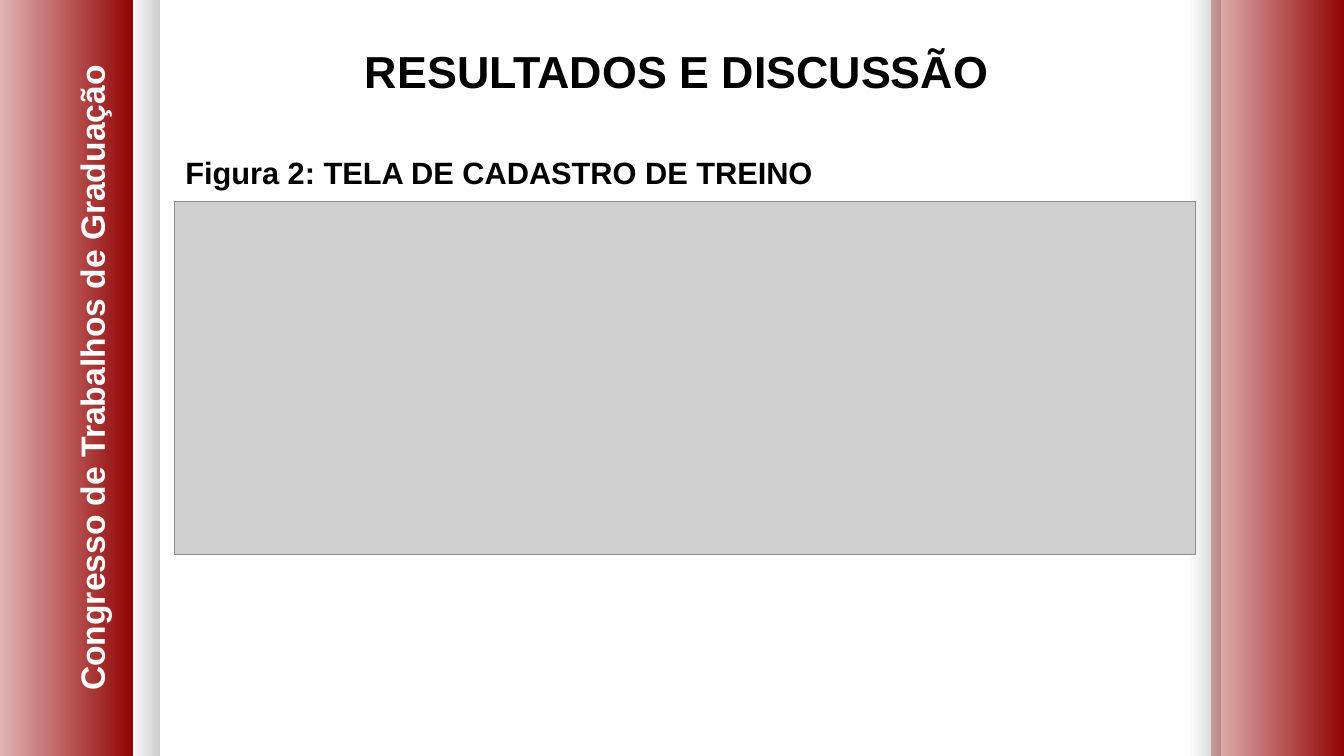
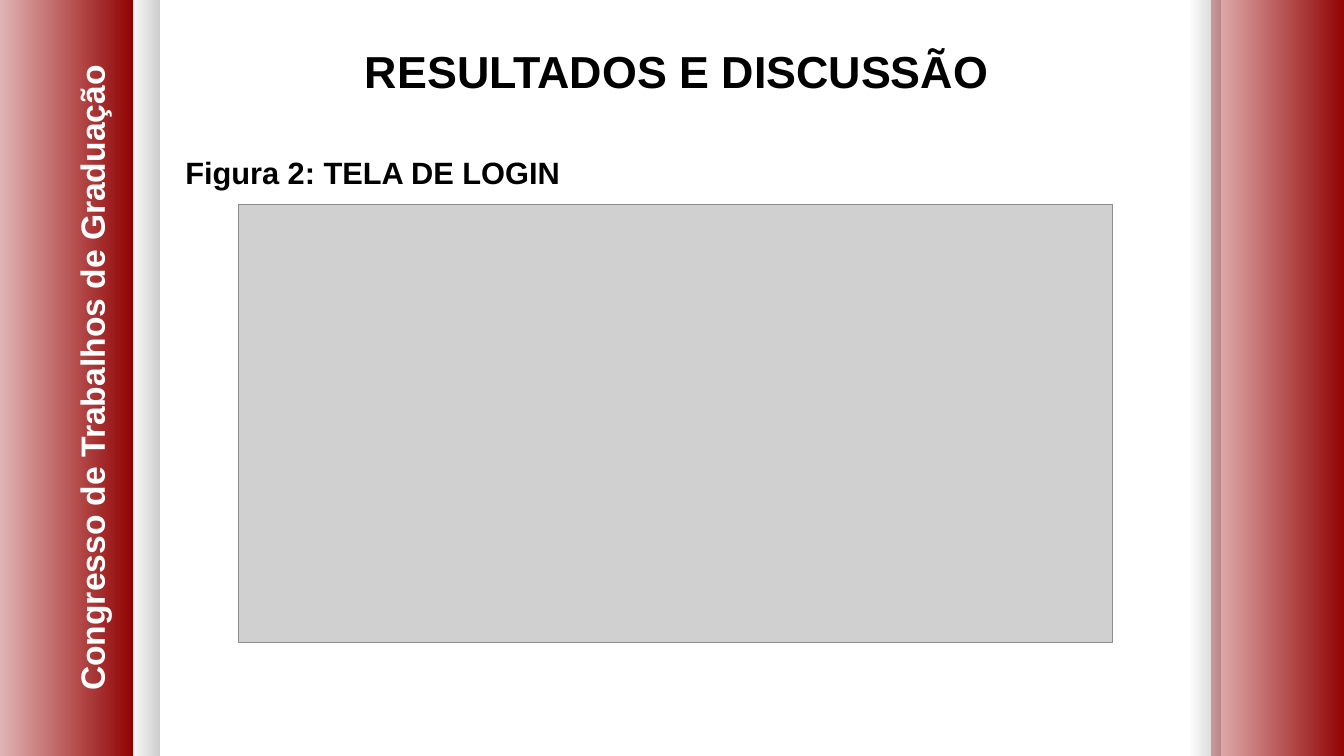
Before and after one commit to AntonioMenelau/FatecConnect-TG, a slide deck: slide 6 of documentação/Apresentação - FatecConnect.pptx. Drawn at 1344x756 pixels with LibreOffice and Linux fonts; fonts in the diff are those of the drawing; grey boxes stand for pictures; background and template pictures are left out. Boxes give left, top, right and bottom in pixels: in the first picture for what was removed or moved away, otherwise in the second. Text is boxed around its words. In the diff, an @@ line names an element or a change of style, - is before the commit and + after.

```diff
--- a/documentação/Apresentação - FatecConnect.pptx
+++ b/documentação/Apresentação - FatecConnect.pptx
@@ text at (x1=185, y1=161, x2=559, y2=190): text changed @@
-Figura 2: TELA DE CADASTRO DE TREINO
+Figura 2: TELA DE LOGIN
@@ picture resized from (x1=175, y1=202, x2=1197, y2=555) to (x1=239, y1=205, x2=1113, y2=642) @@
```
Also in this commit, not shown: 5 other slides changed, 6 slides added, 1 slide removed.
